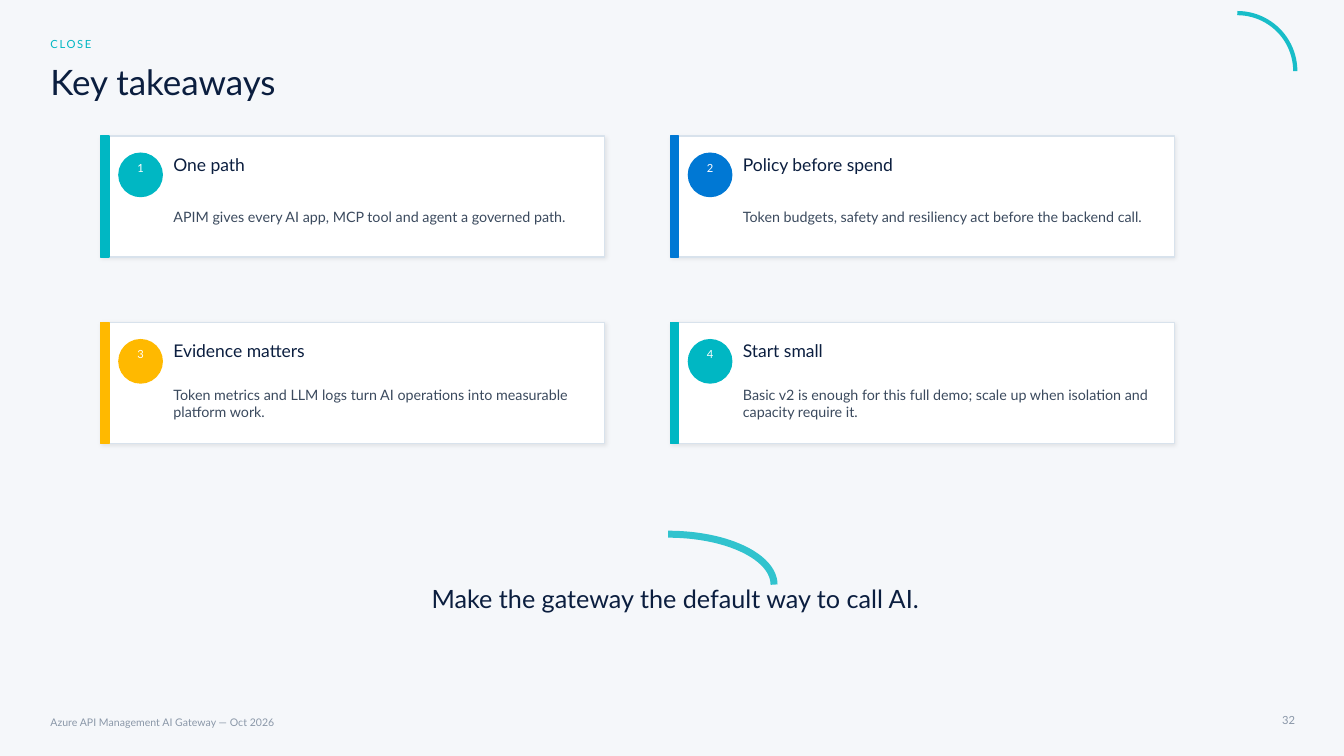
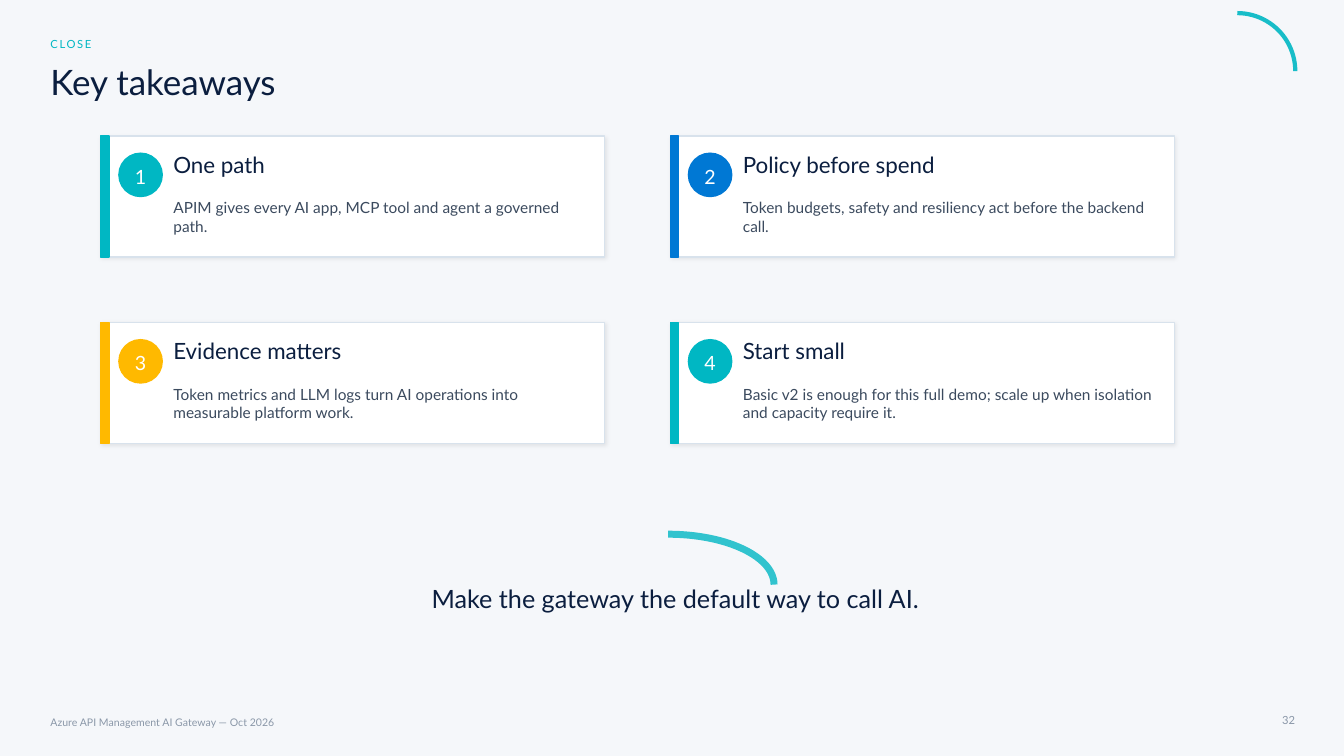
Before and after one commit to frkim/apim-demo, a slide deck: slide 32 of docs/presentations/apim-ai-gateway-session.pptx. Drawn at 1344x756 pixels with LibreOffice and Linux fonts; fonts in the diff are those of the drawing. Boxes give left, top, right and bottom in pixels: in the first picture for what was removed or moved away, otherwise in the second. Text is boxed around its words. In the diff, an @@ line names an element or a change of style, - is before the commit and + after.

```diff
--- a/docs/presentations/apim-ai-gateway-session.pptx
+++ b/docs/presentations/apim-ai-gateway-session.pptx
@@ size 8 to 14 pt in 4 elements at (135, 355, 146, 370), (704, 356, 715, 370), (135, 170, 146, 184), (704, 169, 715, 184) @@
@@ size 12.5 to 16 pt in 4 elements at (173, 156, 265, 177), (743, 156, 935, 177), (173, 342, 341, 359), (743, 342, 845, 359) @@
@@ size 10.2 to 11 pt in 4 elements at (173, 201, 559, 235), (743, 201, 1144, 232), (173, 388, 518, 421), (743, 388, 1151, 421) @@
```
Also in this commit, not shown: 22 other slides changed.
